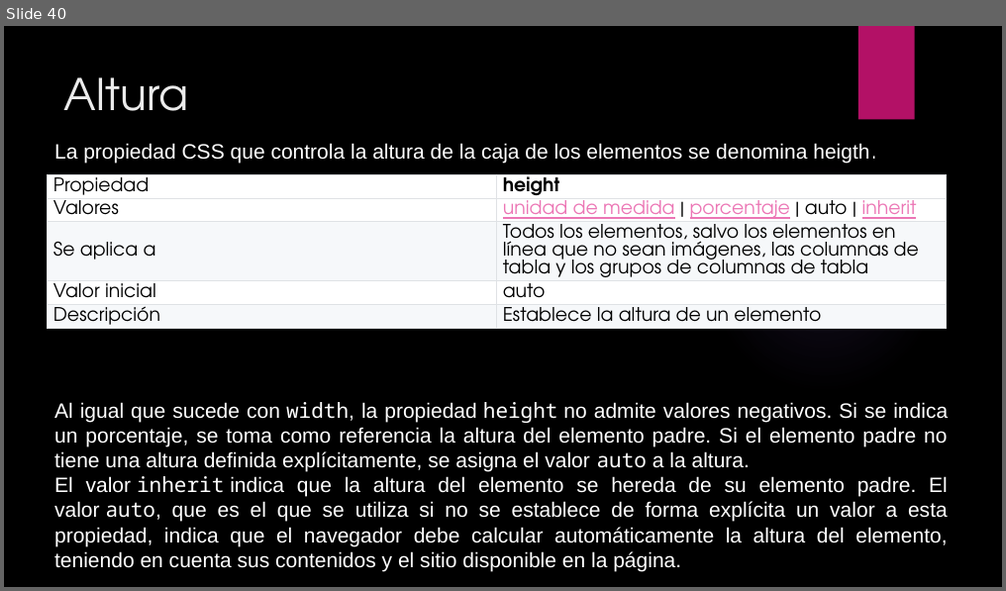
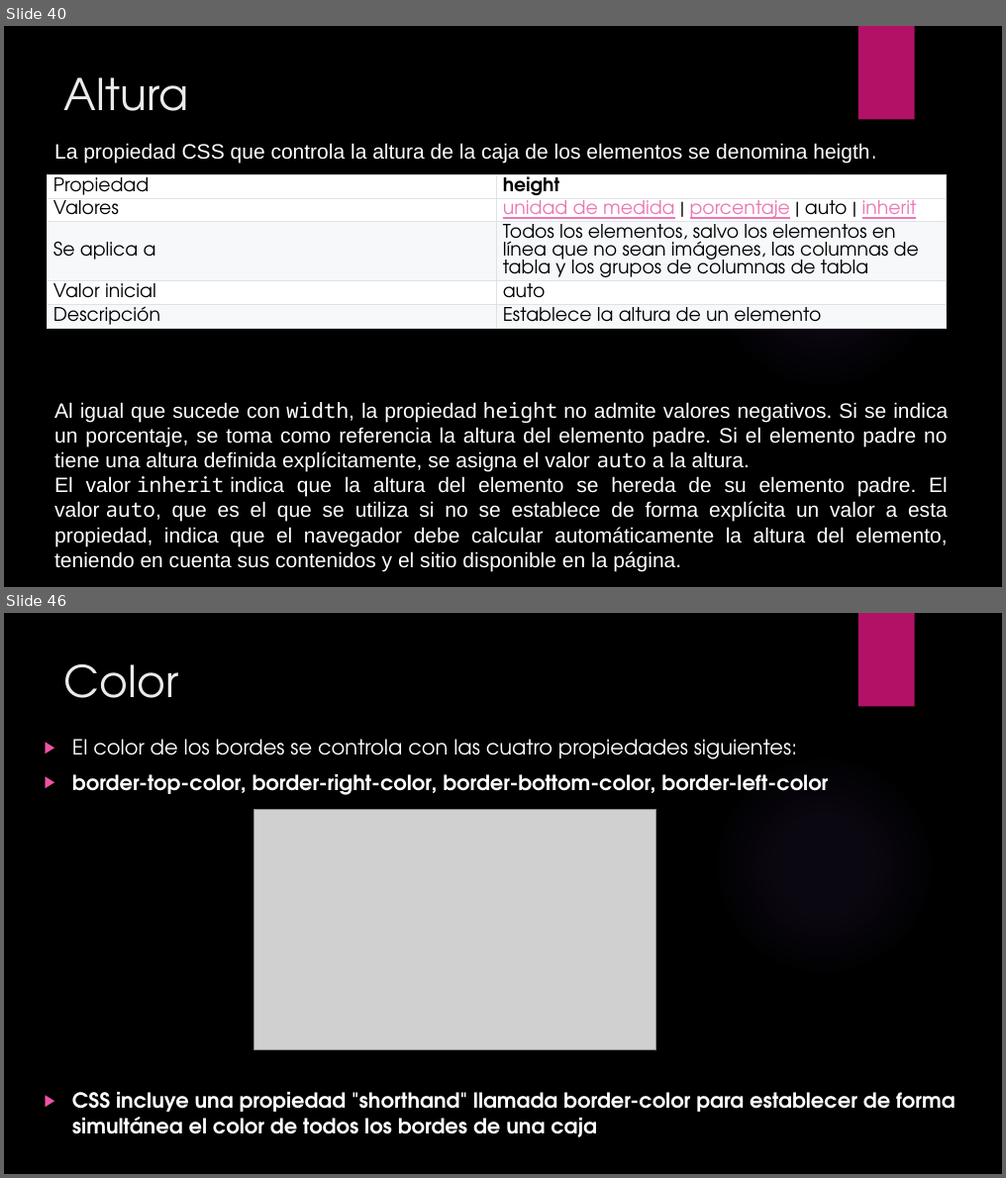
Before and after one commit to patoattie/LaboratorioIII, a slide deck: Material/CSS.pptx. Shown one above the other, each under a label of ours: slide 40 before the commit, slides 40 and 46 after it; the slides between them are not shown. The pictures are 1006x591 and 1006x1178 pixels, drawn with LibreOffice and Linux fonts; fonts in the diff are those of the drawing; grey boxes stand for pictures; background and template pictures are left out. Boxes give left, top, right and bottom in pixels: in the first picture for what was removed or moved away, otherwise in the second. Text is boxed around its words. In the diff, an @@ line names an element or a change of style, - is before the commit and + after.

```diff
--- a/Material/CSS.pptx
+++ b/Material/CSS.pptx
@@ slide 46 added at [4, 613, 1002, 1174], background picture (left out); not listed: 2 template elements that a slide beside it also shows @@
@@ title added at [64, 664, 179, 698], 42 pt, text #EBEBEB @@
+Color
@@ text added at [72, 739, 955, 1138], 20 pt, text #FFFFFF, bold @@
+▶ El color de los bordes se controla con las cuatro propiedades siguientes:
+▶ border-top-color, border-right-color, border-bottom-color, border-left-color
+▶ CSS incluye una propiedad "shorthand" llamada border-color para establecer de forma simultánea el color de todos los bordes de una caja
@@ picture added at [254, 809, 656, 1051] @@
```
Also in this commit, not shown: 33 other slides added, 1 other file.
